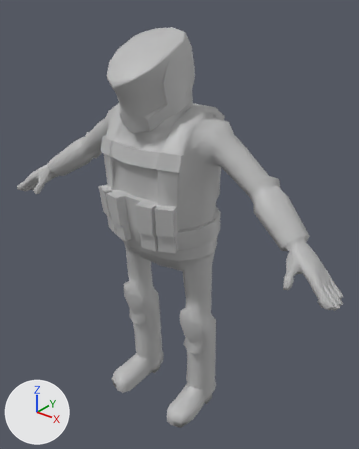
One commit to the FBX model Assets/DropZone/Characters/Squaddie/Squaddie.fbx: the scene before it, then after it.
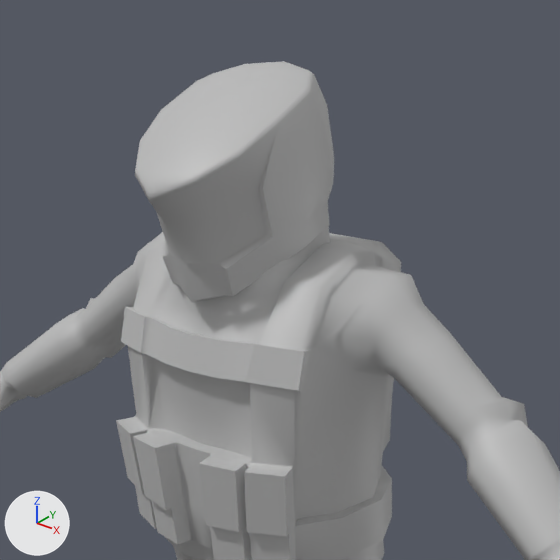
Each version appears first whole from a camera (50 mm lens) standing at (1.415, -1.636, 2.095) and looking at (0.05, 0.071, 1.037), and next in a close-up on the part from 13% to 82% of the width and 0% to 55% of the height. The lights are fixed; the arrows at lower left show +X, +Y and +Z. Where no turn or scale is listed for an object, it has been applied to the vertices.

The first close-up shows 'Squaddie:Body', 'Squaddie:Head'.
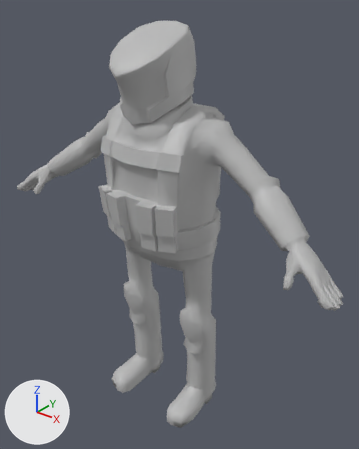
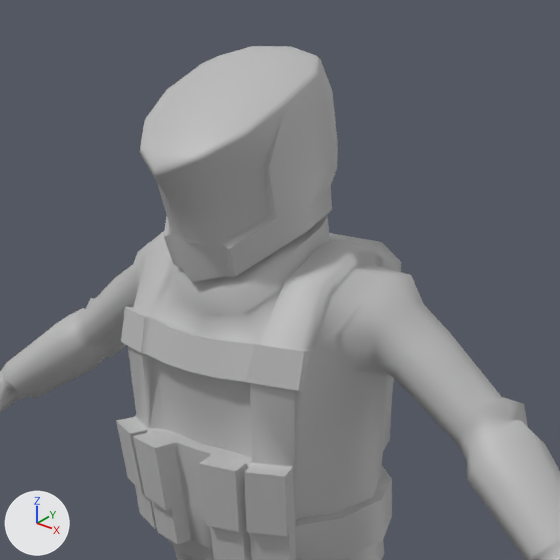
Pixel boxes [x1, y1, x2, y2] of what changed, in the close-ups (560 x 560 px):
'Squaddie:Head', moved, turned: before [135, 61, 334, 302]; after [140, 46, 338, 282]

Edits to the bpy script that builds the scene:
```text
Change ob_squaddie_head:
    ob_squaddie_head.rotation_euler: (0.0342, -0.0162, 0.0144) -> (0.0, 0.0, 0.0)  # degrees (2, -0.9, 0.8) -> degrees (0, 0, 0)
    ob_squaddie_head.location: (3.054, -2.806, -0.0972) -> (0.0, 0.0, 4.317)
```
